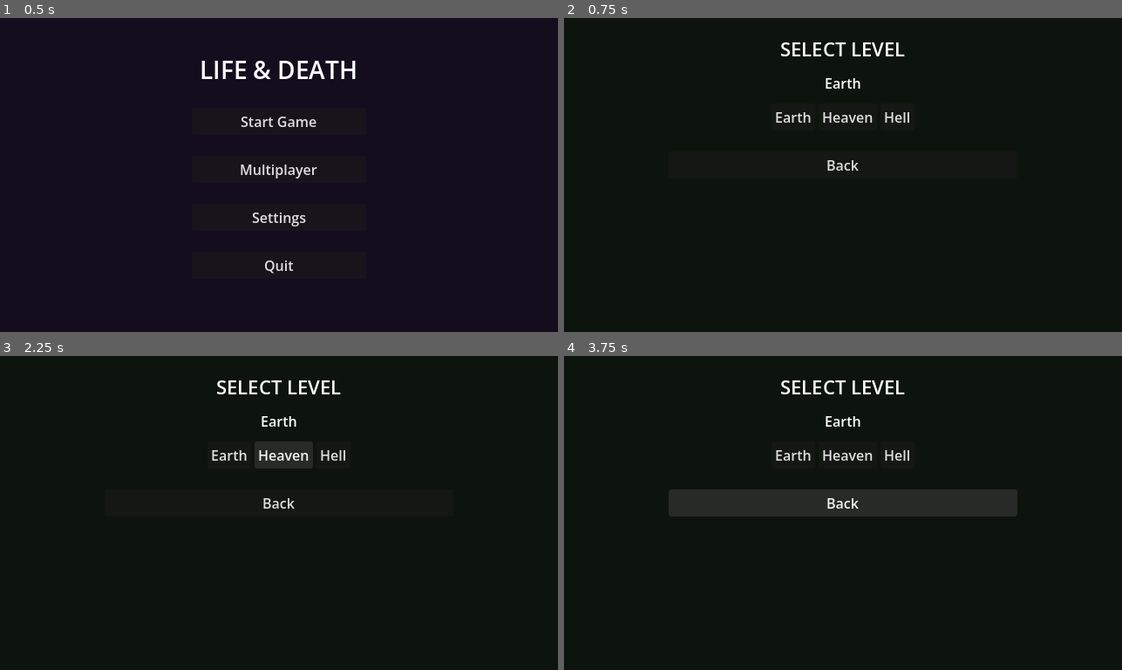
Above: before the commit, frames 1-4 (two rows, left to right).
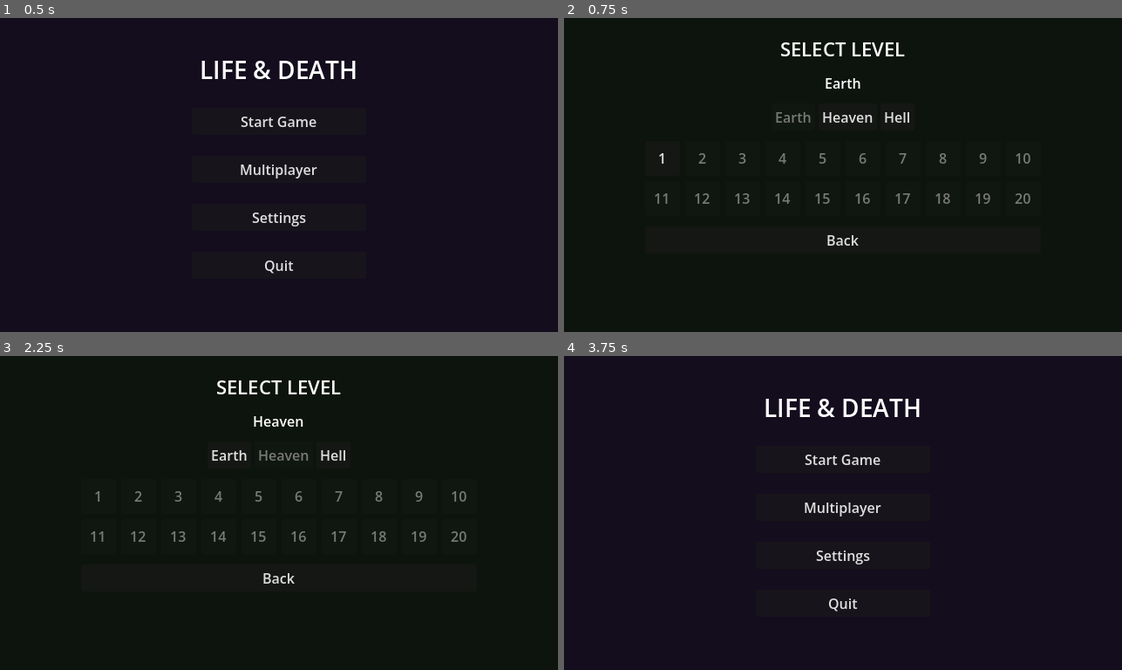
Above: after the commit, the same moments.

Repository: mionsek/life-death
Game: Godot game, scene res://scenes/ui/MainMenu.tscn
Two runs of this game, one before a commit and one after it. Both use one fixed random seed, a clock stepped at 60 frames per second and the inputs below.
Inputs (mouse positions are in pixels of both pictures, inside the frame that each line leads up to):
- Up to frame 1 (0.5 s): no input
- Up to frame 2 (0.75 s): click "Start Game" at 0.5 s
- Up to frame 3 (2.25 s): click (228, 456) at 1.25 s, where only the run before the commit has a clickable "Earth"; click "Heaven" at 2 s
- Up to frame 4 (3.75 s): click "Hell" at 2.75 s; click "Back" at 3.5 s

Frame 1 is identical in both runs. In frame 2, 0.9% of the frame differs, in the area x 16-84%, y 30-73%; in frame 3, 1.2%; in frame 4, 5.4%, in the area x 18-82%, y 7-82%.
Error before the commit: Parse Error: Cannot infer the type of "level_id" variable because the value doesn't have a set type. (res://scripts/ui/level_select.gd:47)

Commit message:
fix: level_select.gd lambda capture type, add .uid files and assets

Diff:
--- a/game/scripts/ui/level_select.gd
+++ b/game/scripts/ui/level_select.gd
@@ -44,7 +44,7 @@
 			"locked":
 				btn.disabled = true
 		if not btn.disabled:
-			var level_id := data.id
+			var level_id: int = data.id
 			btn.pressed.connect(func(): _on_level_selected(level_id))
 		grid.add_child(btn)
 
Binary file added: game/assets/levels-graph.png
Binary file added: game/assets/levels.png
Not shown, added: game/scripts/levels/level_base.gd.uid
Not shown, added: game/scripts/systems/level_manager.gd.uid
Not shown, added: game/scripts/systems/network_manager.gd.uid
Not shown, added: game/scripts/ui/level_select.gd.uid
Not shown, added: game/scripts/ui/lobby.gd.uid
Not shown, added: game/tests/unit/test_level_manager.gd.uid
Not shown, added: game/tests/unit/test_network_manager.gd.uid
